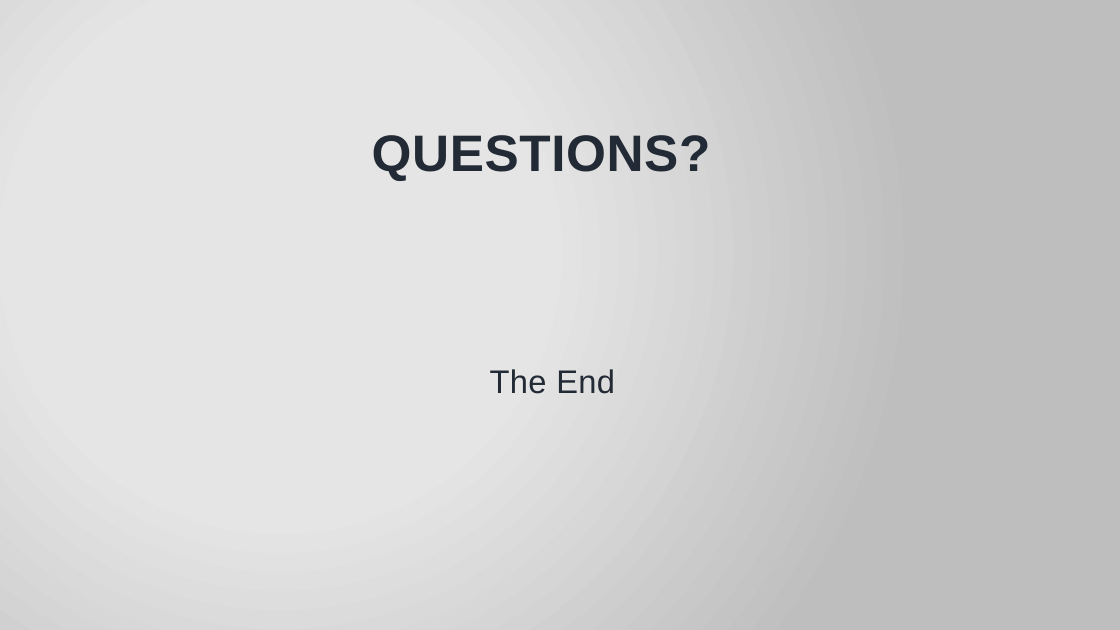
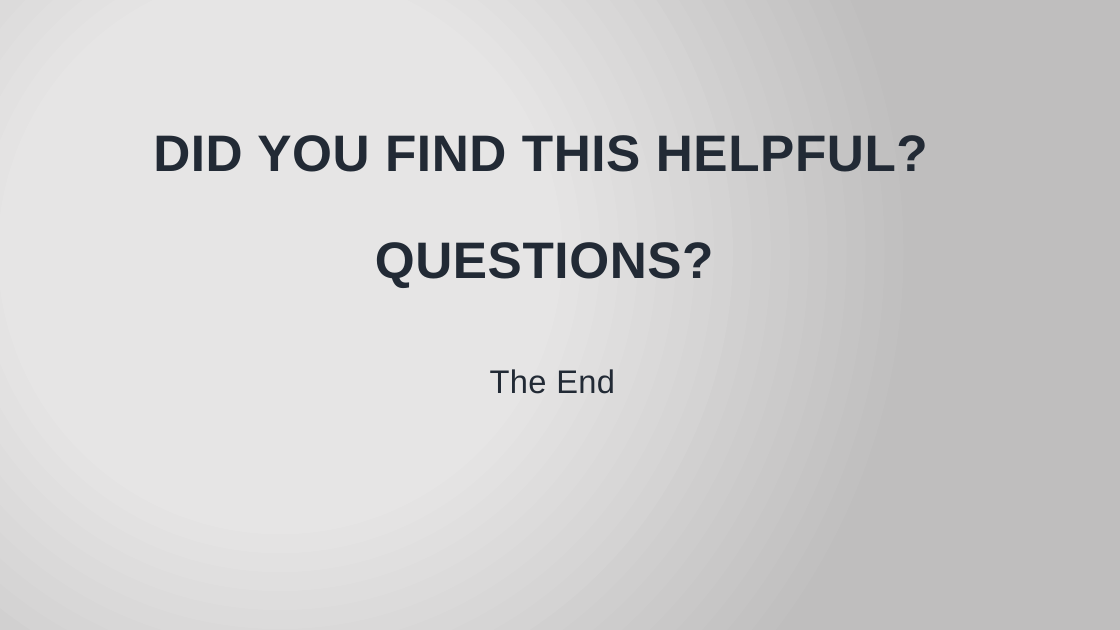
Before and after one commit to jonathan-r-jones/Composable-Batch-Files, a slide deck: slide 14 of jaws.pptx. Drawn at 1120x630 pixels with LibreOffice and Linux fonts; fonts in the diff are those of the drawing; background and template pictures are left out. Boxes give left, top, right and bottom in pixels: in the first picture for what was removed or moved away, otherwise in the second. Text is boxed around its words. In the diff, an @@ line names an element or a change of style, - is before the commit and + after.

```diff
--- a/jaws.pptx
+++ b/jaws.pptx
@@ text at (153,135,928,172): text changed @@
-QUESTIONS?
+DID YOU FIND THIS HELPFUL?
@@ text added at (375,242,714,288), 44 pt, text #222A35, bold @@
+QUESTIONS?
```
Also in this commit, not shown: 1 other file.
